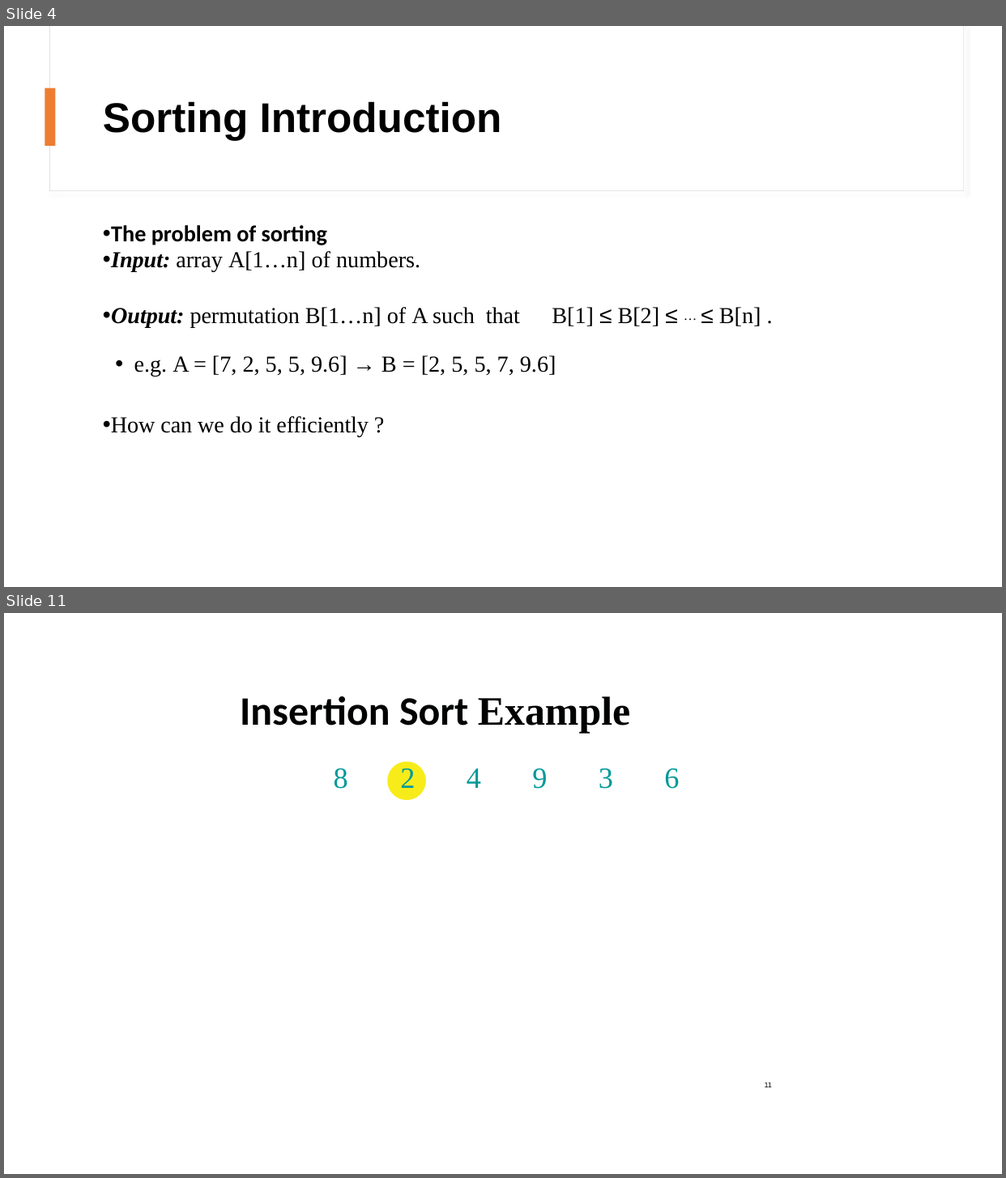
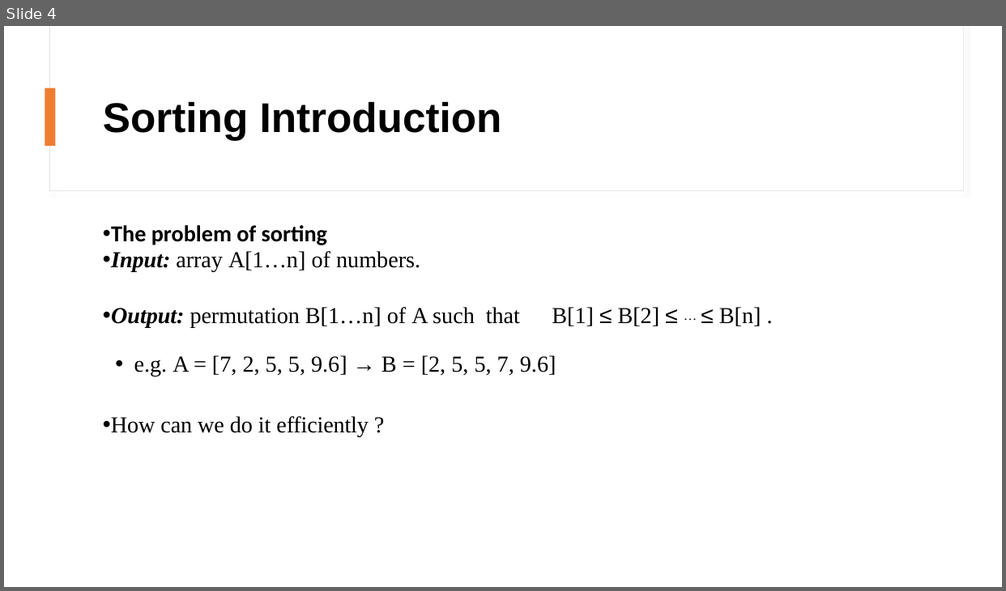
Before and after one commit to mohammednabwy/PowerPointTranslation, a slide deck: Files/DataStructureAndAlgorthimDesign.pptx. Shown one above the other, each under a label of ours: slides 4 and 11 before the commit, slide 4 after it; the slides between them are not shown. The pictures are 1006x1178 and 1006x591 pixels, drawn with LibreOffice and Linux fonts; fonts in the diff are those of the drawing. Boxes give left, top, right and bottom in pixels: in the first picture for what was removed or moved away, otherwise in the second. Text is boxed around its words. In the diff, an @@ line names an element or a change of style, - is before the commit and + after.

```diff
--- a/Files/DataStructureAndAlgorthimDesign.pptx
+++ b/Files/DataStructureAndAlgorthimDesign.pptx
@@ slide 11 removed at bbox=[4, 613, 1002, 1174], background #FFFFFF @@
@@ text removed at bbox=[240, 696, 630, 733] @@
-Insertion Sort Example
@@ text removed at bbox=[334, 769, 679, 789] @@
-8 2 4 9 3 6
@@ freeform shape removed at bbox=[387, 762, 425, 800] @@
@@ page number removed at bbox=[765, 1083, 772, 1088] @@
-11
```
Also in this commit, not shown: 35 other slides removed, 6 other files.
